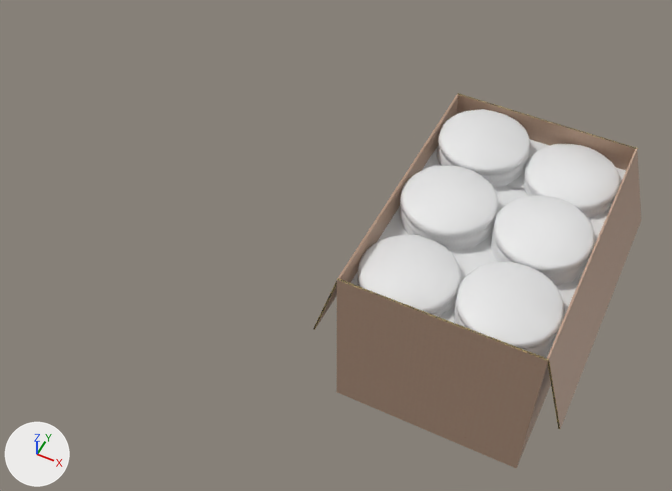
Renders of the FBX model Assets/Art/Models/Box/Box_Beef.fbx from each side of a commit.
Before and after are seen from a camera (50 mm lens) standing at (-0.155, -0.648, 0.857) and looking at (-0.467, -0.023, 0.076). Lighting does not change. The marker at lower left points along +X, +Y and +Z.

In view in the first picture: 'Box_Beef'.
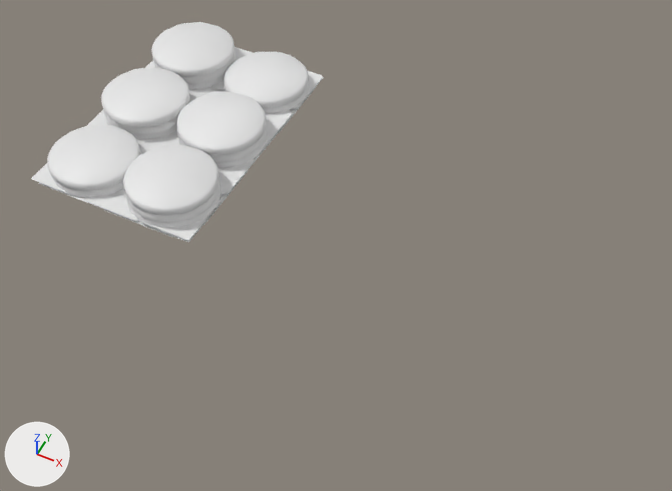
Where the change shows, as pixel boxes (x1, y1, x2, y2) in the pictures (672 x 491 px):
'Box_Beef', reshaped, moved (11% narrower, 41% shorter): before (313, 93, 641, 469); after (31, 22, 324, 242)
part 1 of me_cube_001, deleted (brown): before (313, 93, 641, 469)

The edits, one by one:
me_cube_001 has 1965 vertices, 1658 faces and spans x -0.13..0.13, y -0.152..0.152, z 0.0..0.191.
me_cube_001 is used by ob_box_beef; location (-0.3, 0.0, 0.0).
me_cube_001 no longer uses material mat_box (picture img_box_paper_albedo_png).
me_cube_001 part 1: the loose piece of 36 vertices spanning x -0.13..0.13, y -0.152..0.152, z 0.0..0.191 is deleted.
Object 'Box_Beef' (ob_box_beef) moves from (-0.3, 0.0, 0.0) to (-0.67, 0.0, 0.0).
